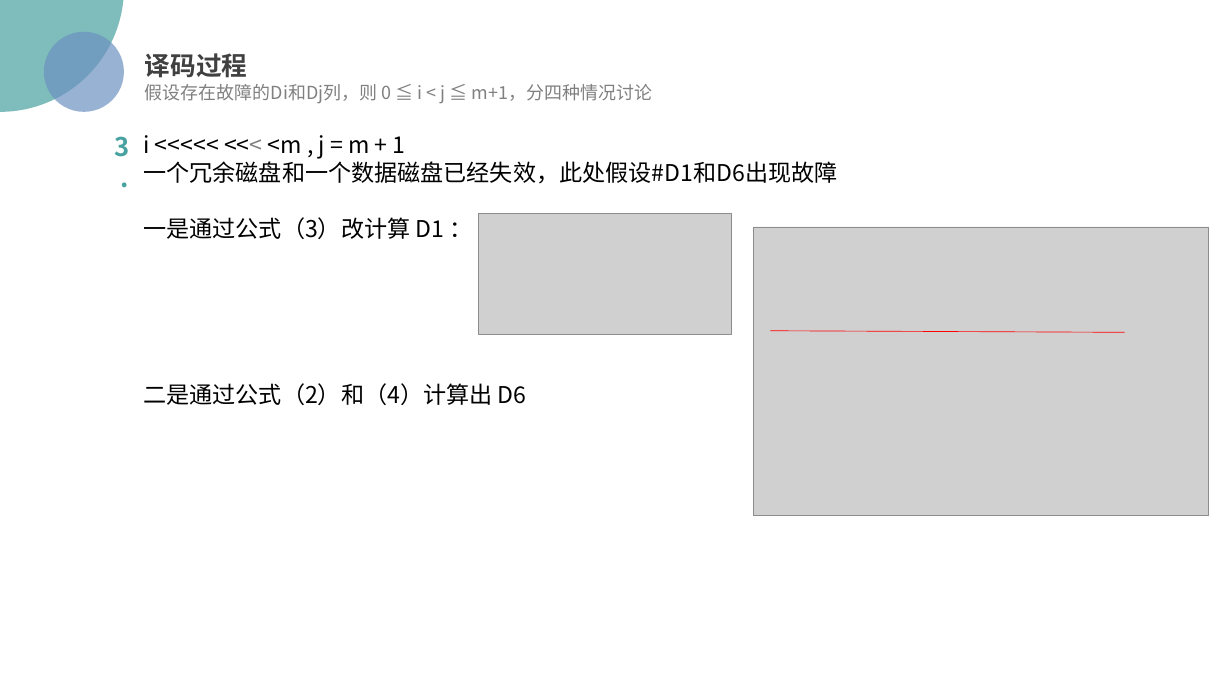
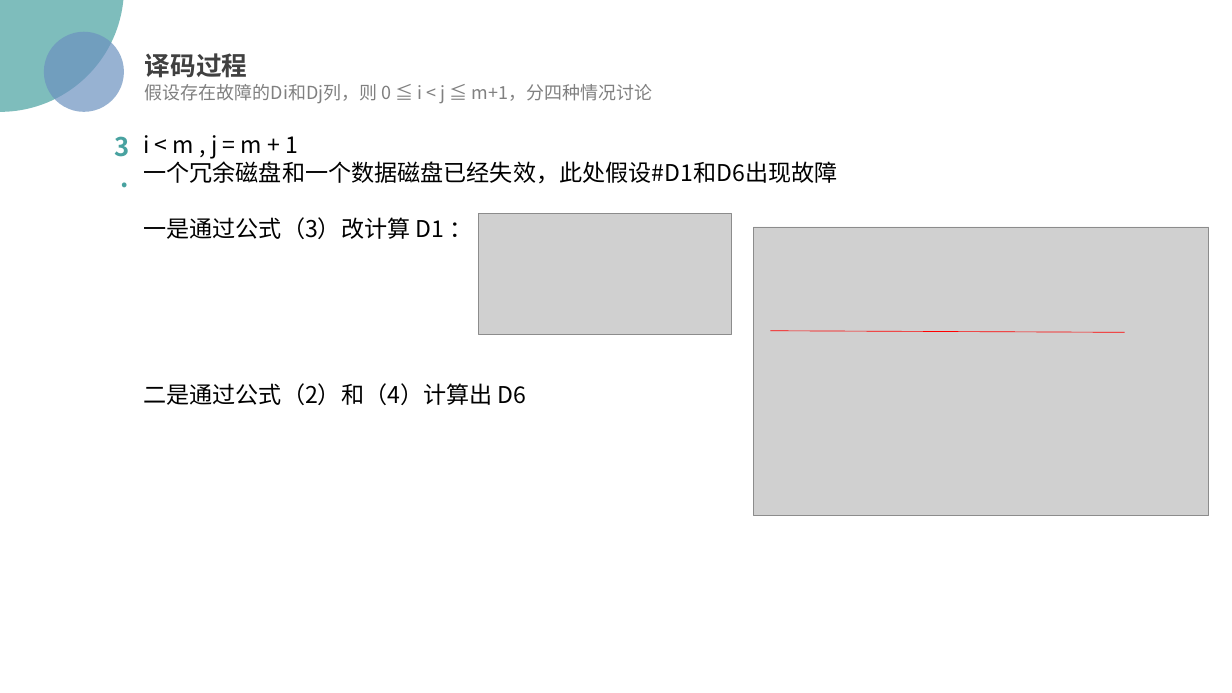
Before and after one commit to Hiooary/EVENODD, a slide deck: slide 7 of 算法.pptx. Drawn at 1232x693 pixels with LibreOffice and Linux fonts; fonts in the diff are those of the drawing; grey boxes stand for pictures; background and template pictures are left out. Boxes give left, top, right and bottom in pixels: in the first picture for what was removed or moved away, otherwise in the second. Text is boxed around its words. In the diff, an @@ line names an element or a change of style, - is before the commit and + after.

```diff
--- a/算法.pptx
+++ b/算法.pptx
@@ text at [143, 135, 298, 159]: text changed @@
-i <<<<< <<< <m , j = m + 1
+i < m , j = m + 1
```
Also in this commit, not shown: 2 other slides changed, 3 other files.
